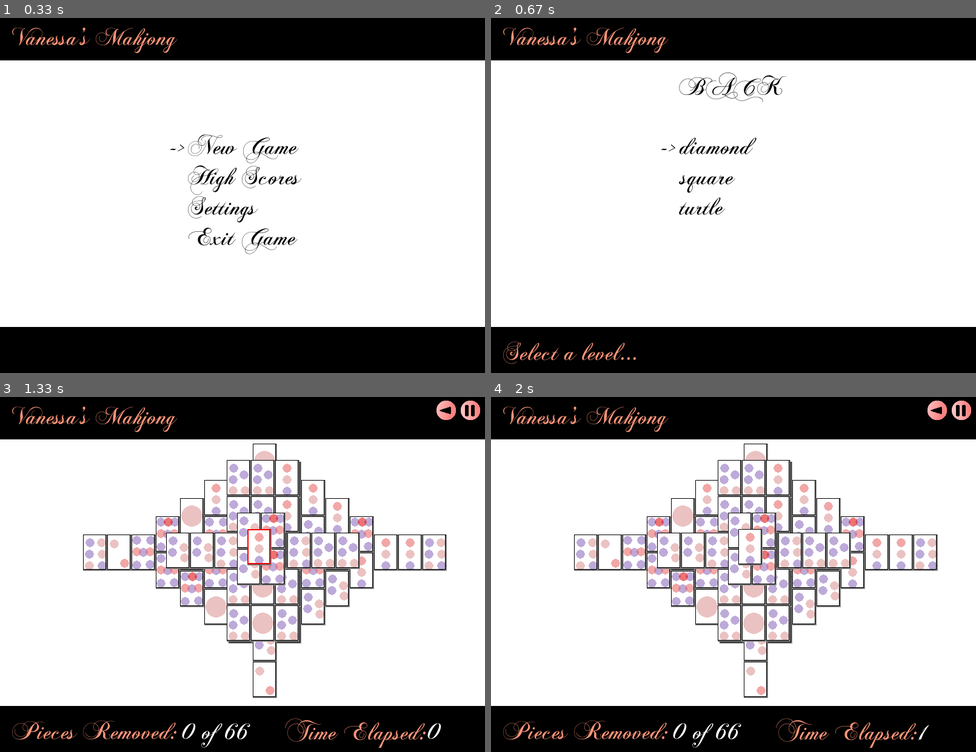
Above: before the commit, frames 1-4 (two rows, left to right).
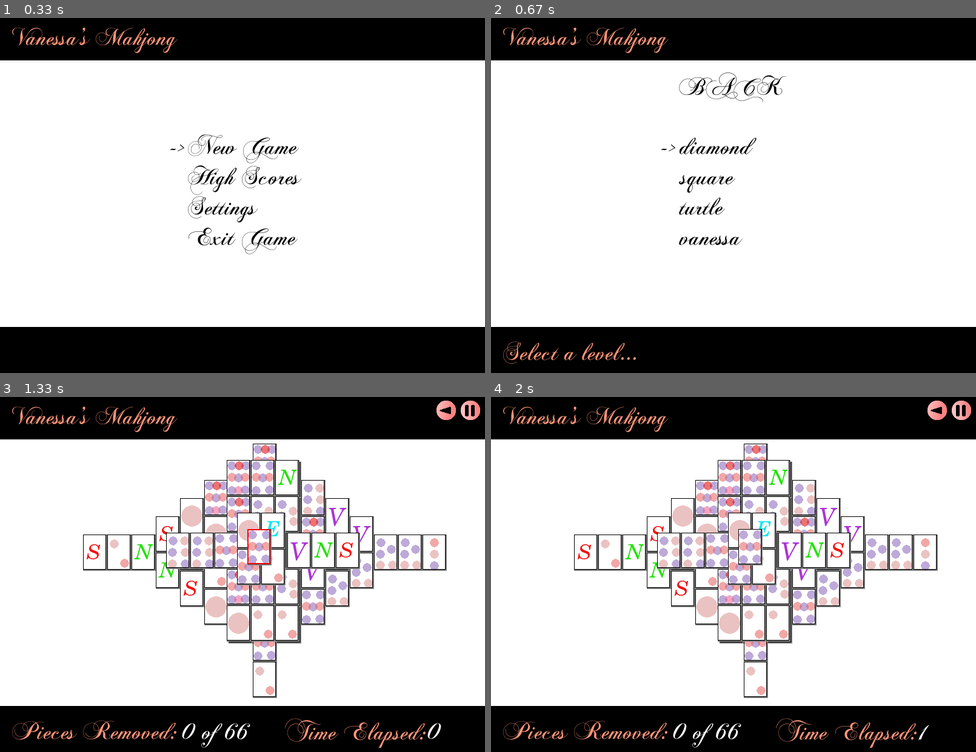
Above: after the commit, the same moments.

Repository: josephbleau/pygame-mahjong
Game: pygame game, started from run_game.py
Same seed, same stepped clock (60 frames per second), same inputs: the game is played once before the commit and once after it. The source is Python 2; it was converted automatically to run under Python 3.
Inputs (mouse positions are in pixels of both pictures, inside the frame that each line leads up to):
- Up to frame 1 (0.33 s): no input
- Up to frame 2 (0.67 s): click "New Game" at 0.38 s
- Up to frame 3 (1.33 s): tap Enter at 0.67 s; click (261, 546) at 1.05 s
- Up to frame 4 (2 s): click (738, 567) at 1.38 s; click (762, 567) at 1.72 s

Frame 1 is identical in both runs. In frame 2, 0.2% of the frame differs, in the area x 38-52%, y 61-64%; in frame 3, 8.7%; in frame 4, 8.7%, in the area x 17-92%, y 13-75%.

Commit message:
fixed shuffling, tiles no longer appear next to eachother (unless they do so randomly)

Diff:
--- a/game.py
+++ b/game.py
@@ -54,10 +54,12 @@
     if rnd:
       random.seed()
       for tile in range(0,len(tiles)-1,2):
-        no = random.choice(range(1,9,1))
+        no = random.choice(range(1,15,1))
         tiles[tile] = Tile(no, tiles[tile].x, tiles[tile].y, tiles[tile].z)
         tiles[tile+1] = Tile(no, tiles[tile+1].x, tiles[tile+1].y, tiles[tile+1].z)
 
+
+      shuffle_tiles(tiles)
 
     return tiles
 
--- a/levels/scores/turtle.txt
+++ b/levels/scores/turtle.txt
@@ -0,0 +1 @@
+(Player,257)
--- a/tile.py
+++ b/tile.py
@@ -2,6 +2,14 @@
 import pygame
 import time
 import os.path
+import random
+
+def shuffle_tiles(tiles):
+  # Shuffle Tiles
+  for tile in tiles:
+    r = random.choice(range(len(tiles)))
+    tile, tiles[r] = Tile( tiles[r].tileno, tile.x, tile.y, tile.z ), \
+                     Tile( tile.tileno, tiles[r].x, tiles[r].y, tiles[r].z )
 
 class Tile:
   def __init__(self, tileno, x, y, z):
Empty file added: levels/vanessa.txt
Binary file added: res/tiles/10.png
Binary file added: res/tiles/11.png
Binary file added: res/tiles/12.png
Binary file added: res/tiles/13.png
Binary file added: res/tiles/14.png
Binary file added: res/tiles/15.png
Binary file added: res/tiles/template.png
